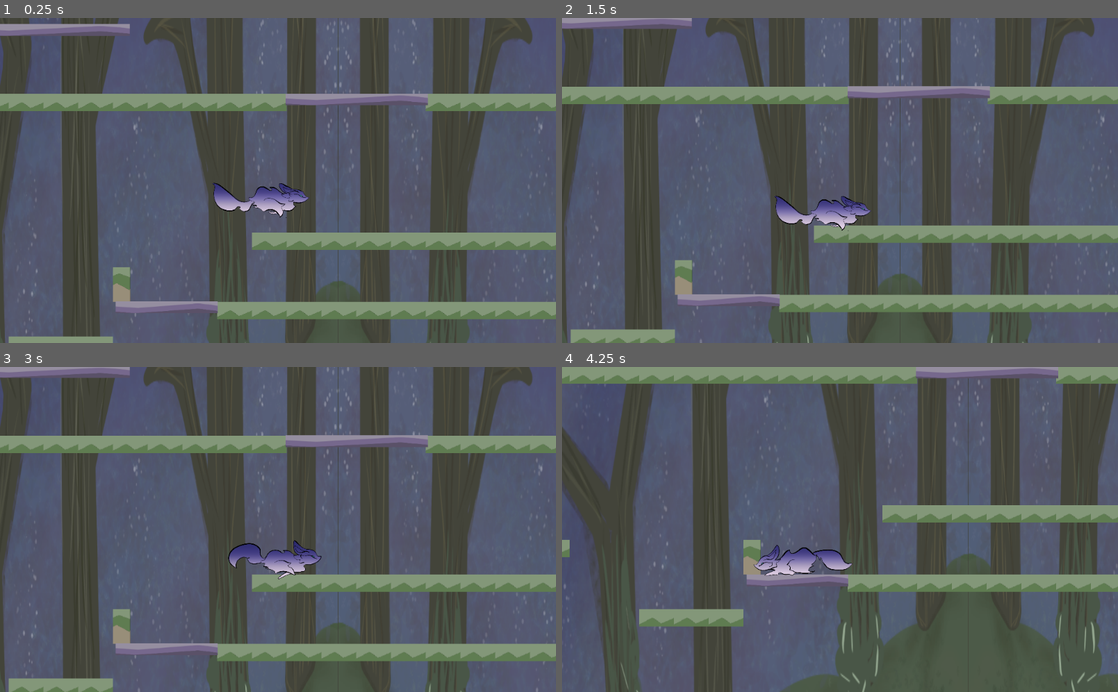
Above: before the commit, frames 1-4 (two rows, left to right).
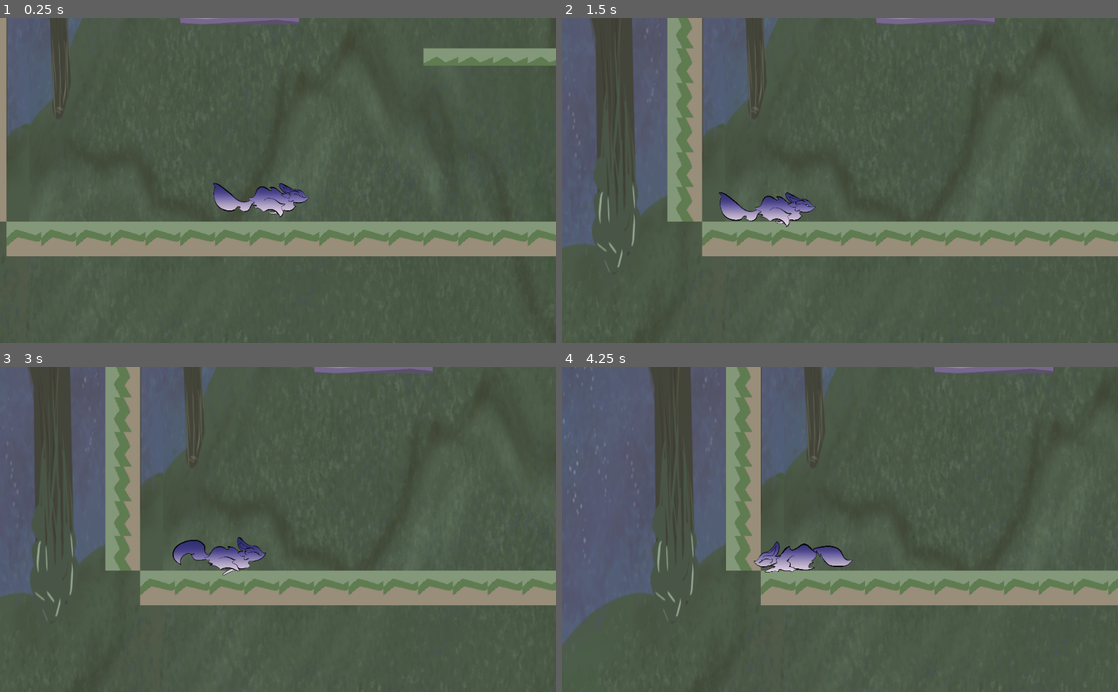
Above: after the commit, the same moments.

Repository: yeetables/Gami
Game: Godot game, scene res://Scenes/World.tscn
Two runs of this game, one before a commit and one after it. Both use one fixed random seed, a clock stepped at 60 frames per second and the inputs below.
Inputs (mouse positions are in pixels of both pictures, inside the frame that each line leads up to):
- Up to frame 1 (0.25 s): no input
- Up to frame 2 (1.5 s): move the mouse to (962, 164) at 0.52 s; hold 1 0.53-1.28 s; click (962, 164) at 0.67 s; tap Enter at 1.25 s; move the mouse to (728, 196) at 1.27 s; tap 2 at 1.35 s; click (728, 196) at 1.42 s
- Up to frame 3 (3 s): tap Space at 2 s; move the mouse to (333, 458) at 2.02 s; hold 3 2.03-2.78 s; click (333, 458) at 2.17 s; tap Enter at 2.75 s; move the mouse to (250, 594) at 2.77 s; tap L at 2.85 s; click (250, 594) at 2.92 s
- Up to frame 4 (4.25 s): tap Space at 3.5 s; move the mouse to (1006, 578) at 3.52 s; hold J from 3.53 s (still down); click (1006, 578) at 3.67 s

The runs differ from the first frame. In frame 1, 74% of the frame differs, in the area x 0-100%, y 0-100%; in frame 2, 73%; in frame 3, 73%; in frame 4, 63%.

Commit message:
modified movement

Diff:
--- a/src/Scenes/World.tscn
+++ b/src/Scenes/World.tscn
@@ -21,7 +21,7 @@
 
 [node name="Player" parent="." index="0" instance=ExtResource( 1 )]
 
-position = Vector2( 1200, -800 )
+position = Vector2( 500, 500 )
 z_index = 1
 _sections_unfolded = [ "Transform", "Z Index" ]
 
@@ -386,6 +386,7 @@
 
 [node name="CollisionShape2D" type="CollisionShape2D" parent="SpawnPoint2" index="0"]
 
+position = Vector2( 0, -2 )
 shape = SubResource( 1 )
 _sections_unfolded = [ "Transform" ]
 
